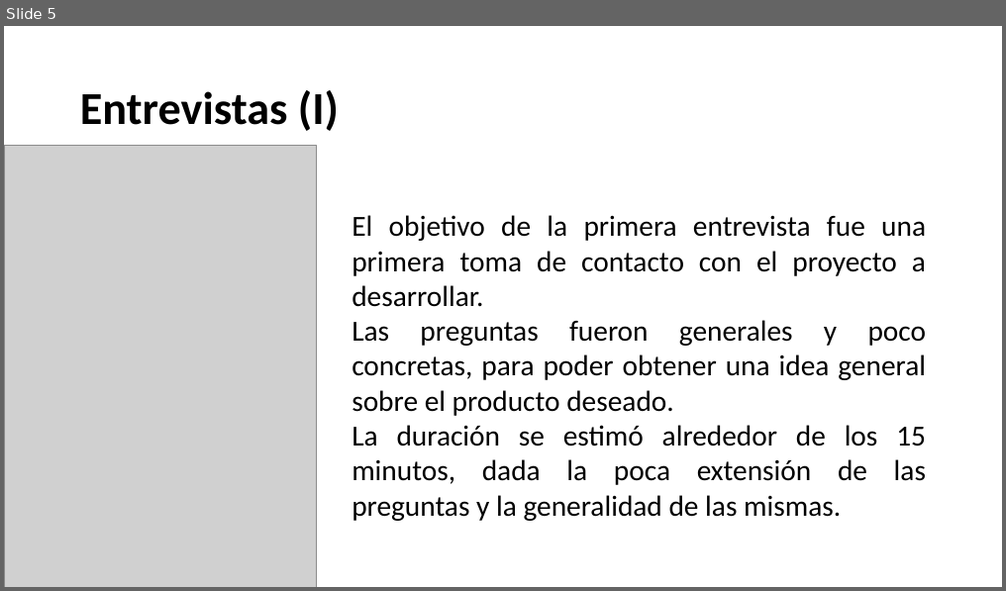
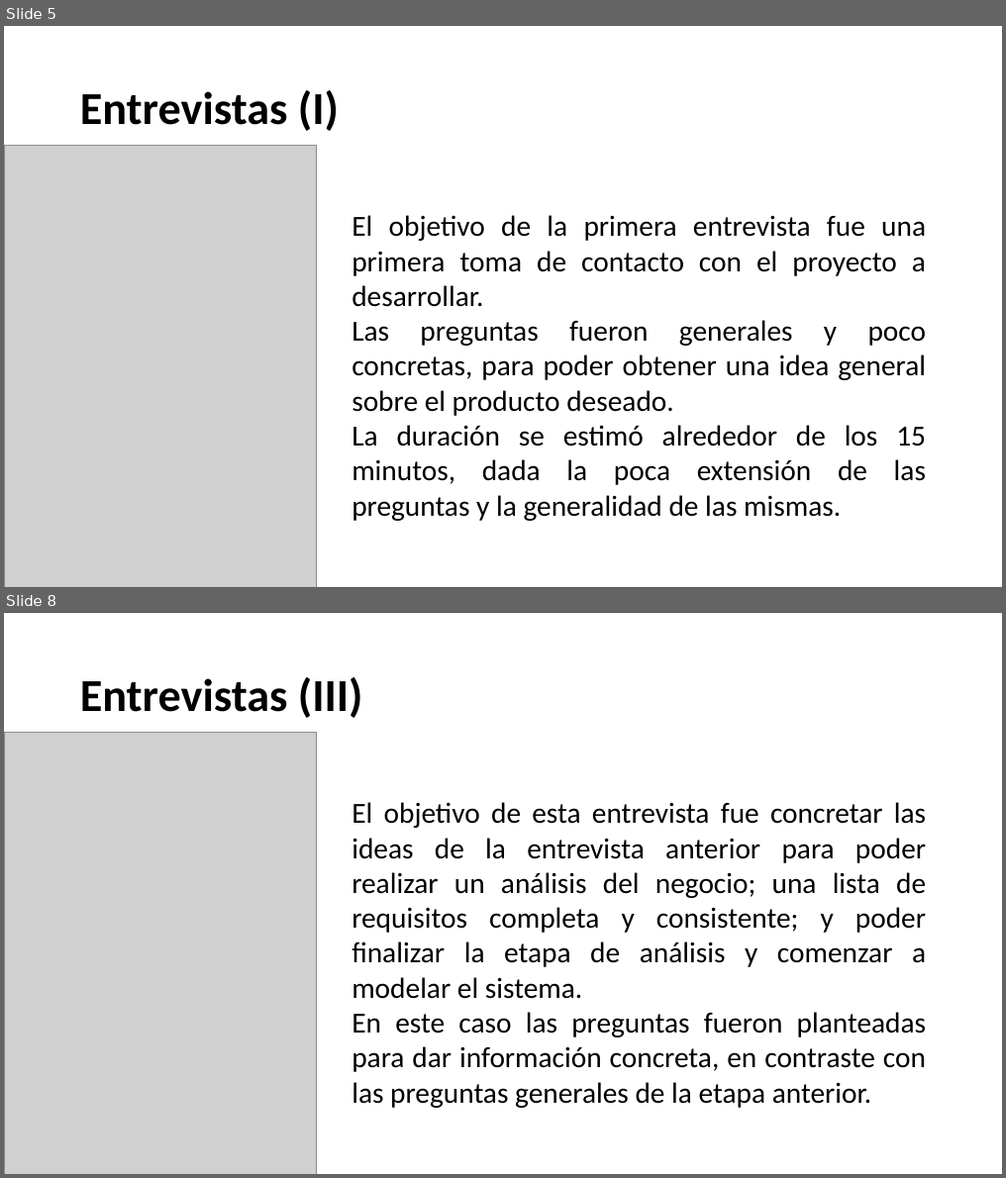
Before and after one commit to iTiago98/money-manager, a slide deck: MONEY MANAGER.pptx. Shown one above the other, each under a label of ours: slide 5 before the commit, slides 5 and 8 after it; the slides between them are not shown. The pictures are 1006x591 and 1006x1178 pixels, drawn with LibreOffice and Linux fonts; fonts in the diff are those of the drawing; grey boxes stand for pictures; background and template pictures are left out. Boxes give left, top, right and bottom in pixels: in the first picture for what was removed or moved away, otherwise in the second. Text is boxed around its words. In the diff, an @@ line names an element or a change of style, - is before the commit and + after.

```diff
--- a/MONEY MANAGER.pptx
+++ b/MONEY MANAGER.pptx
@@ slide 8 added at (x1=4, y1=613, x2=1002, y2=1174), background picture (left out) @@
@@ title added at (x1=80, y1=677, x2=363, y2=718), 44 pt, text #000000, bold @@
+Entrevistas (III)
@@ picture added at (x1=4, y1=732, x2=317, y2=1174) @@
@@ text added at (x1=351, y1=802, x2=927, y2=1108), 28 pt, text #000000 @@
+El objetivo de esta entrevista fue concretar las ideas de la entrevista anterior para poder realizar un análisis del negocio; una lista de requisitos completa y consistente; y poder finalizar la etapa de análisis y comenzar a modelar el sistema.
+En este caso las preguntas fueron planteadas para dar información concreta, en contraste con las preguntas generales de la etapa anterior.
```
Also in this commit, not shown: 2 slides changed, 13 other slides added, 1 slide removed.
